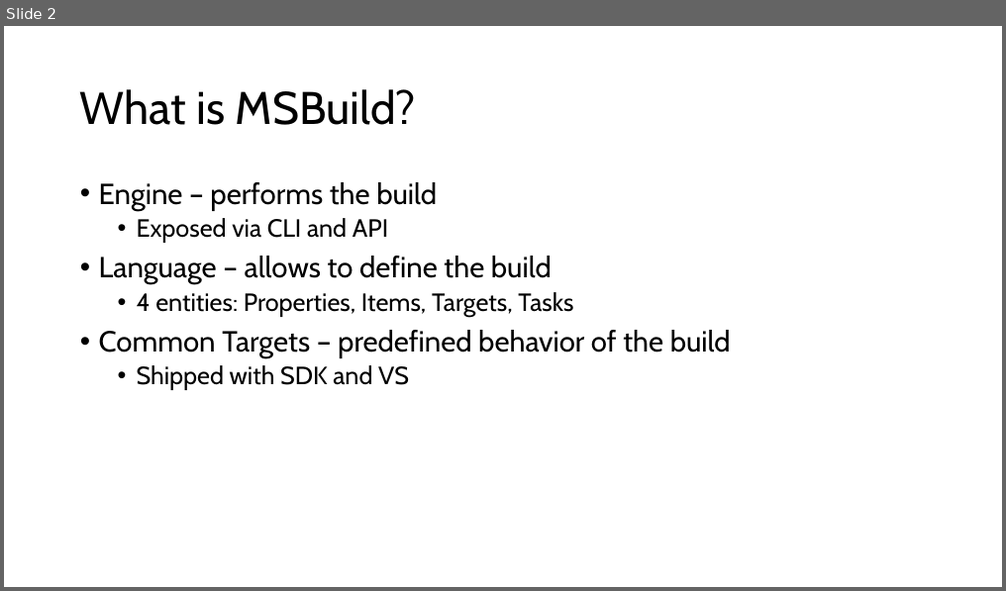
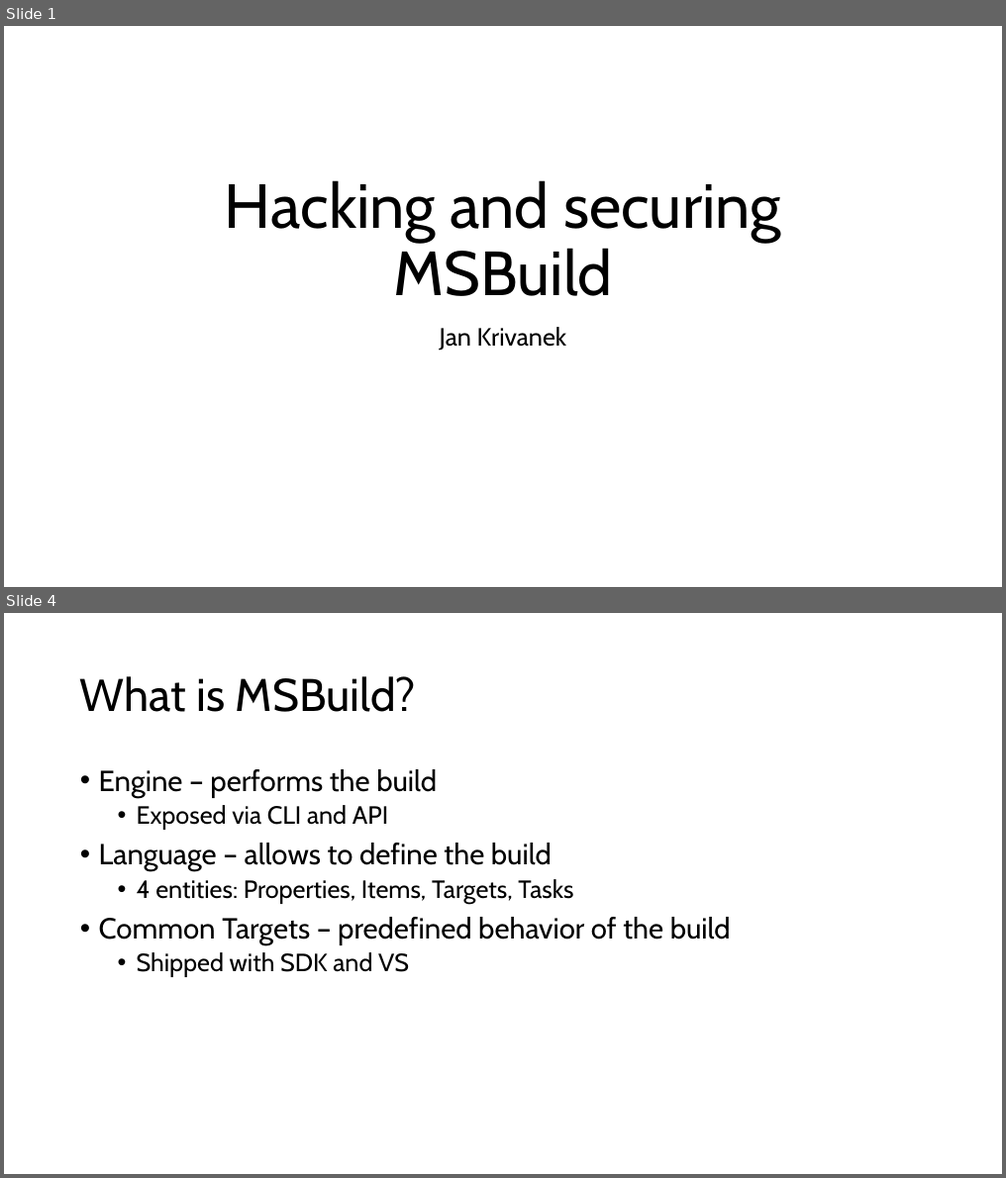
Before and after one commit to dotutils/securing-msbuild, a slide deck: Doc/MSBuildSecurity.pptx. Shown one above the other, each under a label of ours: slide 2 before the commit, slides 1 and 4 after it; the slides between them are not shown. The pictures are 1006x591 and 1006x1178 pixels, drawn with LibreOffice and Linux fonts; fonts in the diff are those of the drawing. Boxes give left, top, right and bottom in pixels: in the first picture for what was removed or moved away, otherwise in the second. Text is boxed around its words. In the diff, an @@ line names an element or a change of style, - is before the commit and + after.

```diff
--- a/Doc/MSBuildSecurity.pptx
+++ b/Doc/MSBuildSecurity.pptx
@@ slide 1 added at box(4, 26, 1002, 587), background #FFFFFF @@
@@ title added at box(225, 180, 781, 296), 60 pt, text #000000 @@
+Hacking and securing
+MSBuild
@@ subtitle added at box(440, 327, 567, 351), 24 pt, text #000000 @@
+Jan Krivanek
@@ what was slide 2 is now slide 4 @@
```
Also in this commit, not shown: 2 slides changed, 2 other slides added, 1 slide removed, 3 other files.
